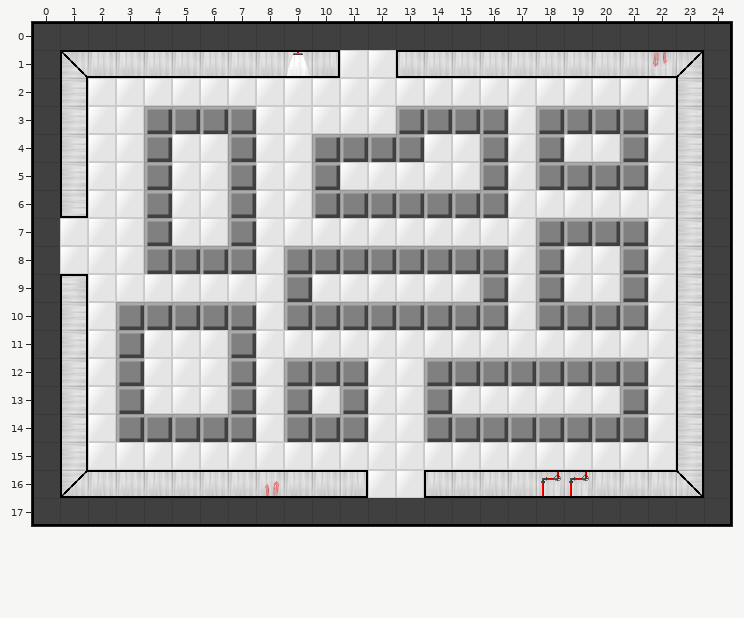
Tiled map -- src/level/max_level7.tmx. This is how it looked before the edit.
Cells are 32x32 px. Shown: x 0..24, y 0..17.
Now the later version:
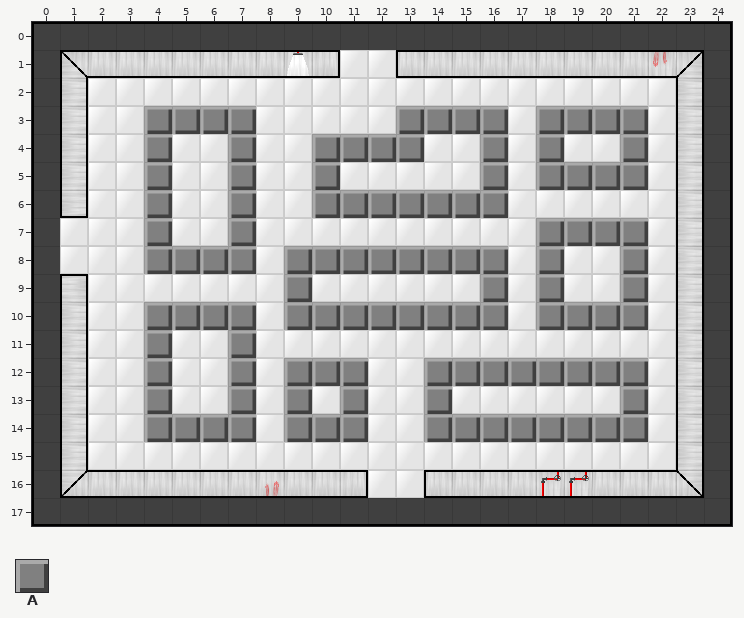
Key: from "tile": A 18.
_ is an empty cell.
From old to new:
Layer "Tile Layer 1":
y 10: x 3 A -> _
y 11..13: x 3..4 A_ -> _A
y 14: x 3 A -> _
Pixel boxes of the changes (left, top, right, bottom) in both pictures:
changed: (116, 302, 172, 442)
